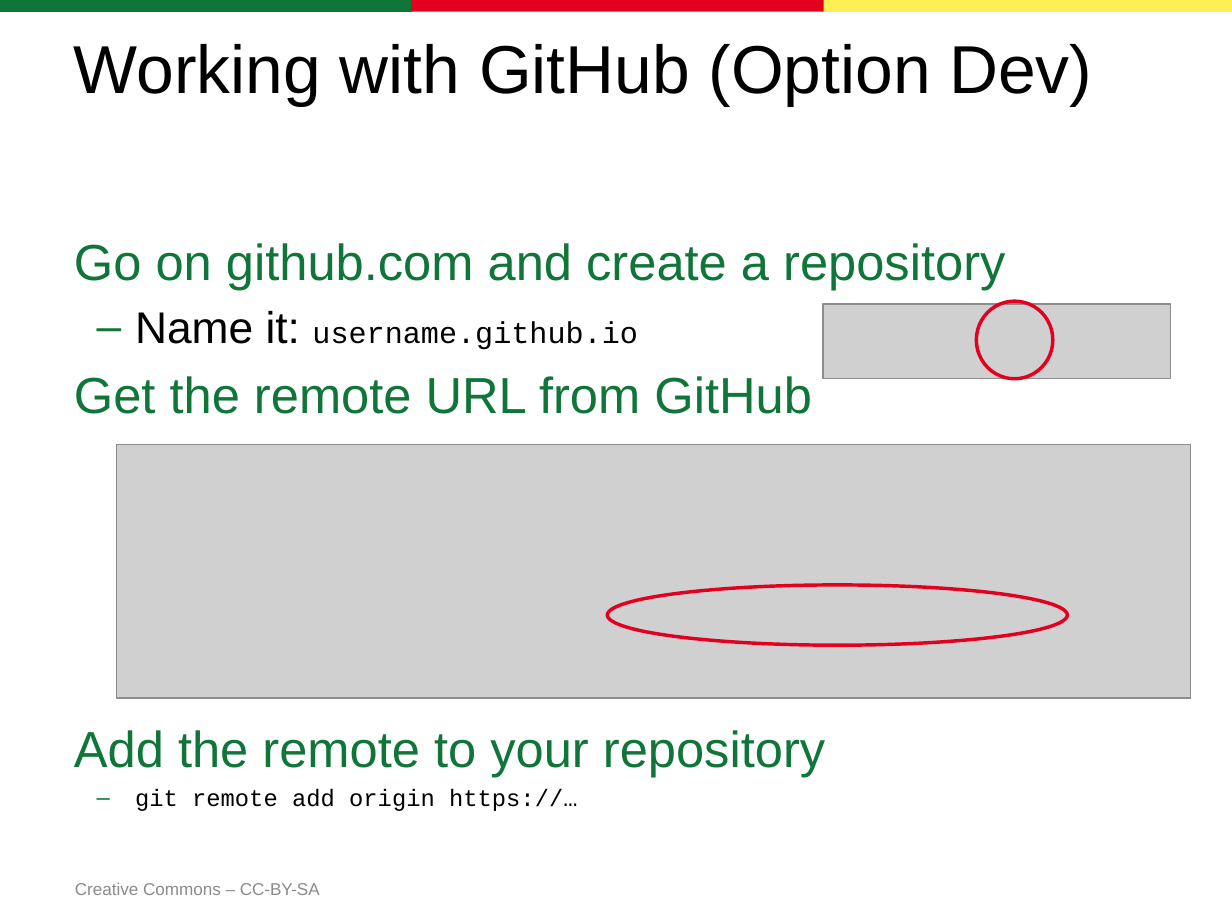
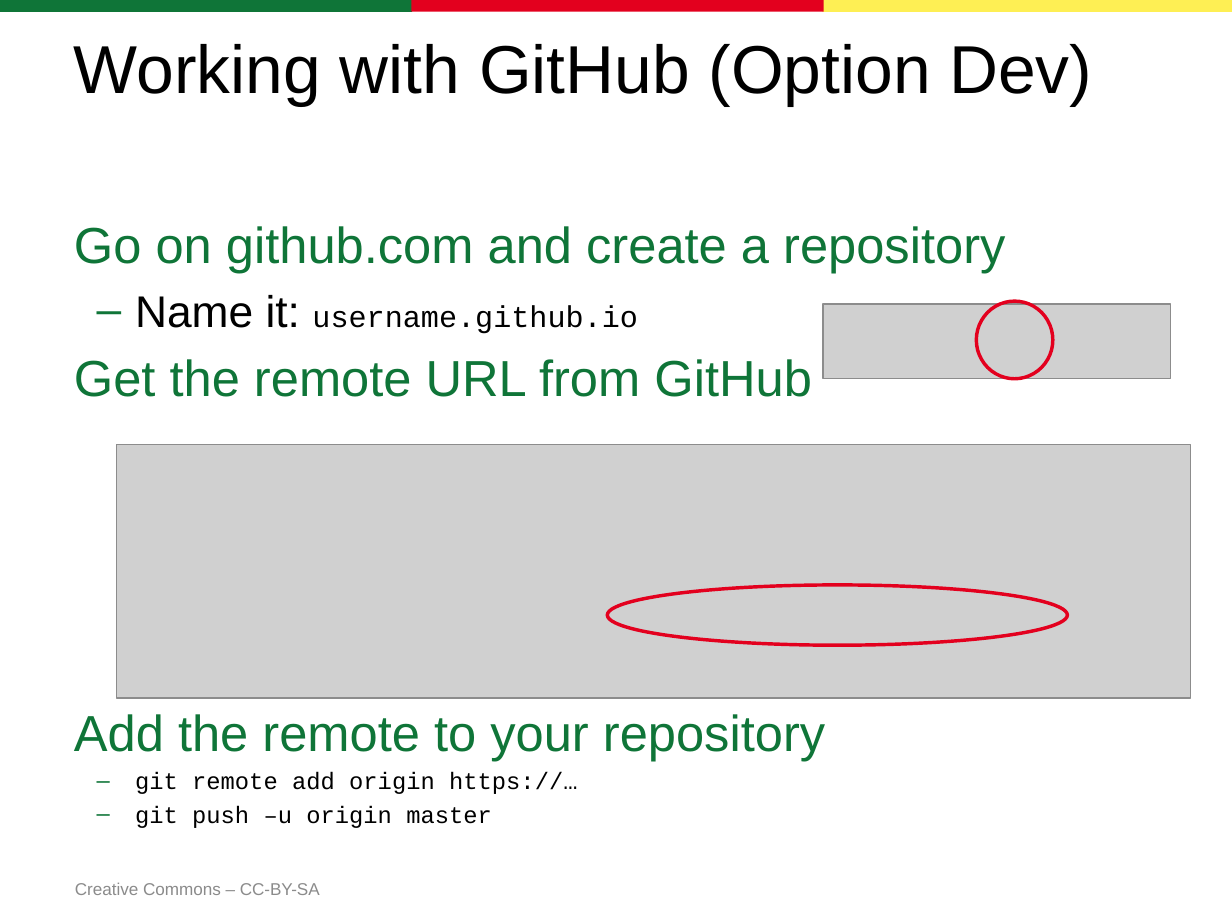
Before and after one commit to mobile-senegal/dem-training, a slide deck: slide 41 of DEM-05-CollaborativeTools.pptx. Drawn at 1232x924 pixels with LibreOffice and Linux fonts; fonts in the diff are those of the drawing; grey boxes stand for pictures. Boxes give left, top, right and bottom in pixels: in the first picture for what was removed or moved away, otherwise in the second. Text is boxed around its words. In the diff, an @@ line names an element or a change of style, - is before the commit and + after.

Commit message:
adding git push command on slide 41

```diff
--- a/DEM-05-CollaborativeTools.pptx
+++ b/DEM-05-CollaborativeTools.pptx
@@ text at box(135, 805, 492, 828): paragraph added @@
+  – git push –u origin master
```
